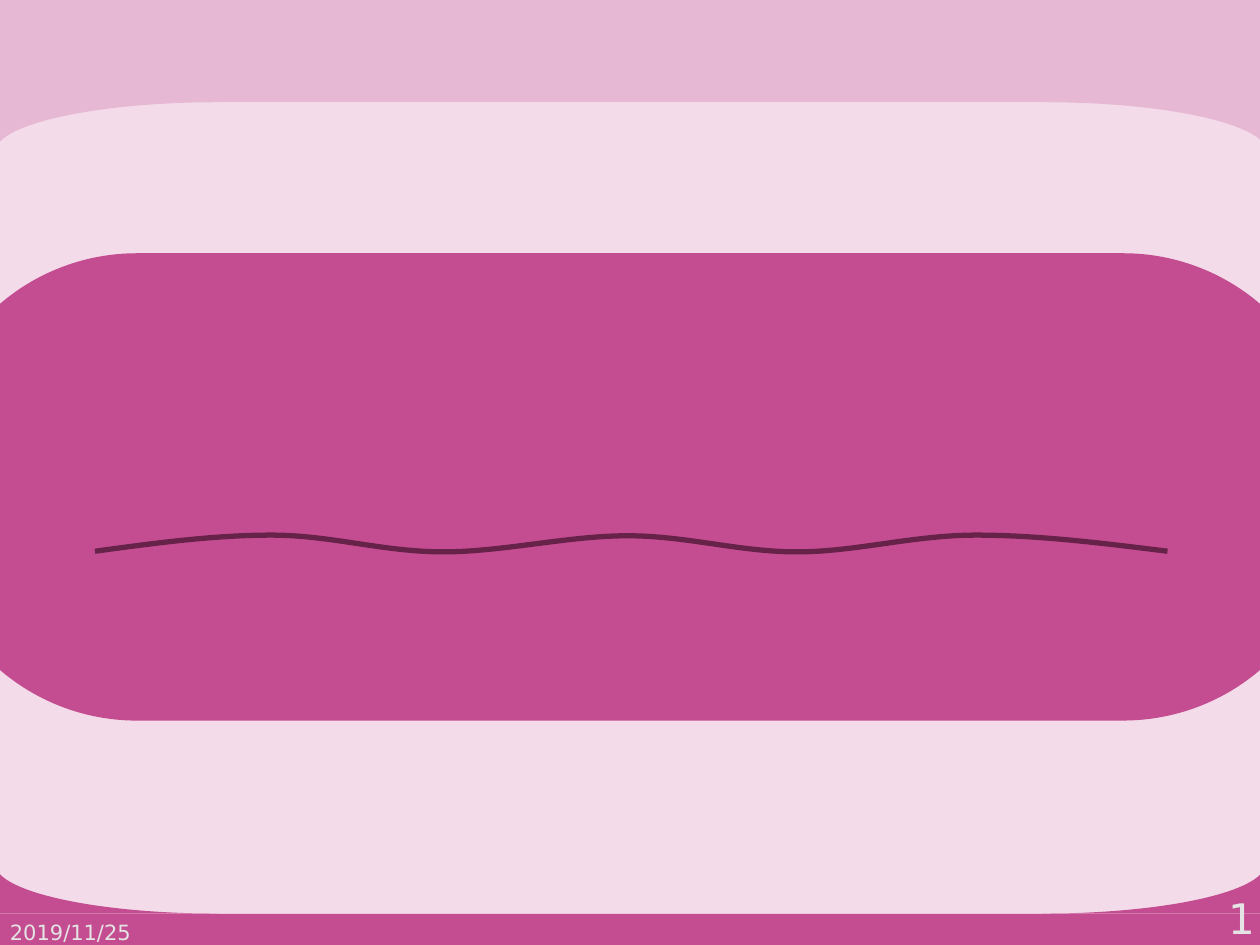
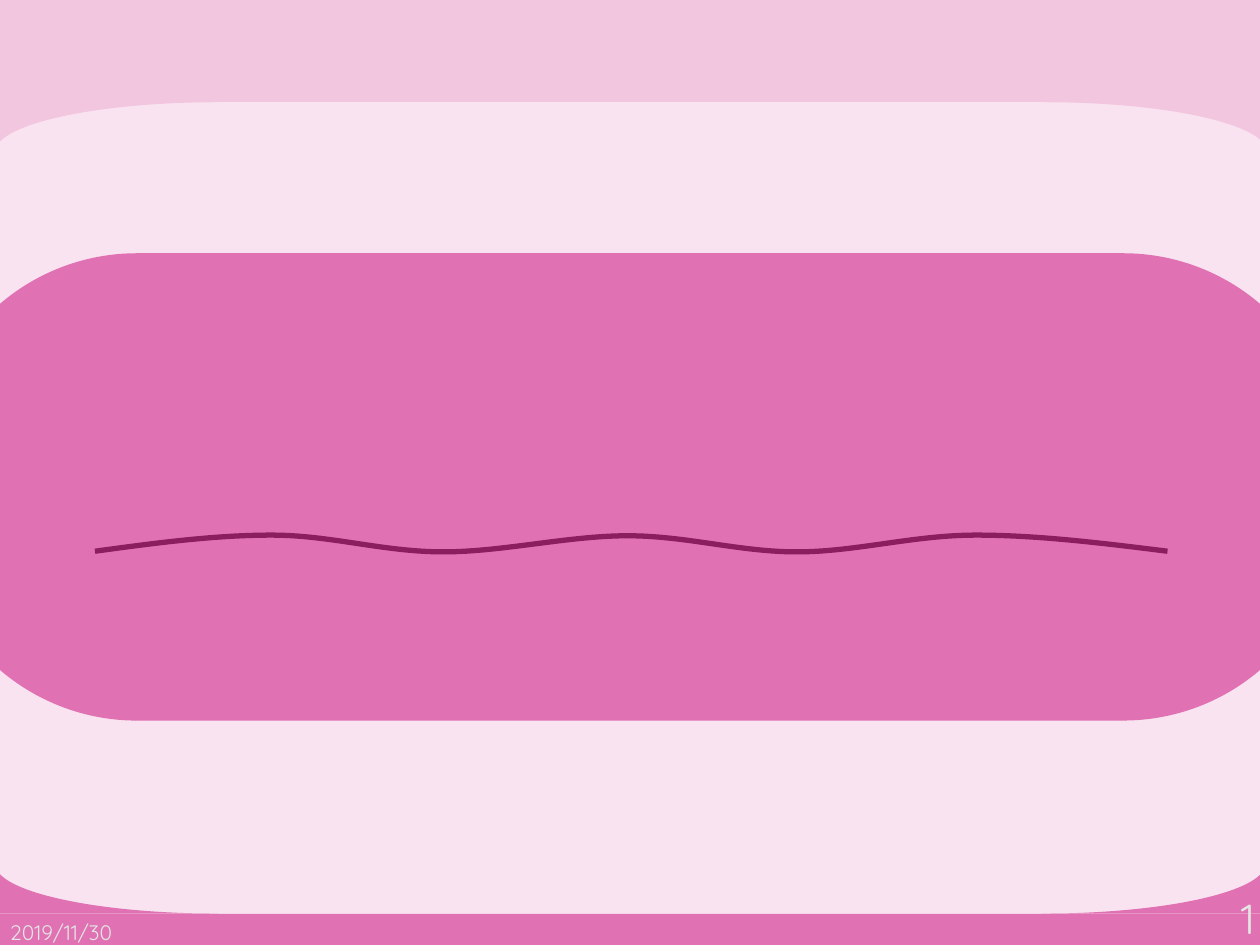
Before and after one commit to PajamaDrive/presentation_template, a slide deck: slide 1 of Matsushita_ver3.potx. Drawn at 1260x945 pixels with LibreOffice and Linux fonts; fonts in the diff are those of the drawing. Boxes give left, top, right and bottom in pixels: in the first picture for what was removed or moved away, otherwise in the second. Text is boxed around its words. In the diff, an @@ line names an element or a change of style, - is before the commit and + after.

```diff
--- a/Matsushita_ver3.potx
+++ b/Matsushita_ver3.potx
@@ background #F3DBE9 to #F9E3F0 @@
@@ freeform shape at [94, 536, 1167, 552]: outline #672249 3 pt to #8A1E5E 3 pt @@
@@ page number at [1241, 904, 1255, 934]: font DejaVu Sans to Quicksand @@
@@ fill #C44D91 to #E071B2 in 4 elements at [0, 864, 218, 914], [1042, 864, 1260, 914], [0, 253, 1260, 721], [0, 914, 1260, 945] @@
@@ text at [10, 923, 112, 943]: text changed; font DejaVu Sans to Quicksand @@
-2019/11/25
+2019/11/30
```
Also in this commit, not shown: 1 other slide changed, 4 other files.
